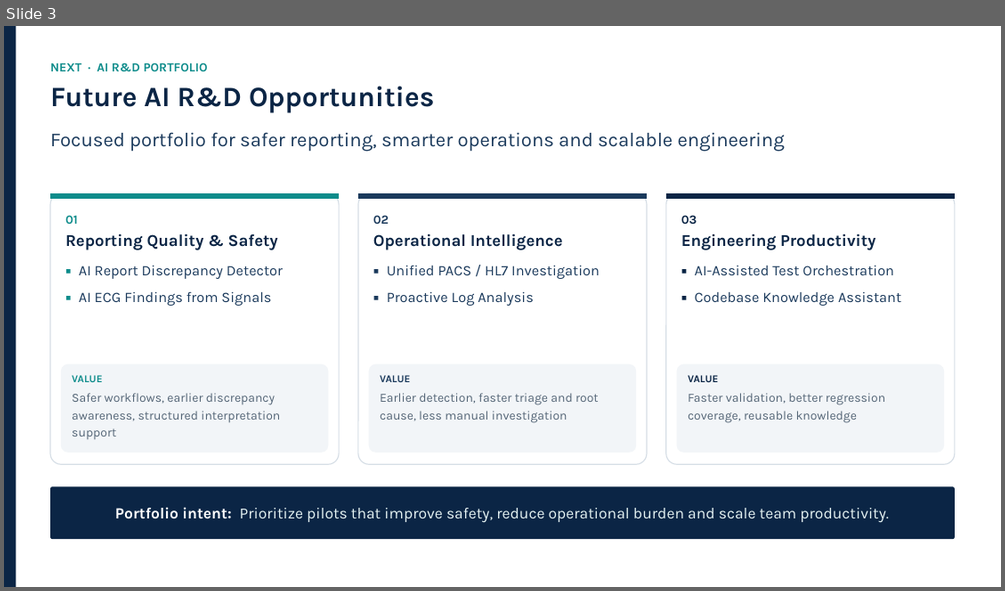
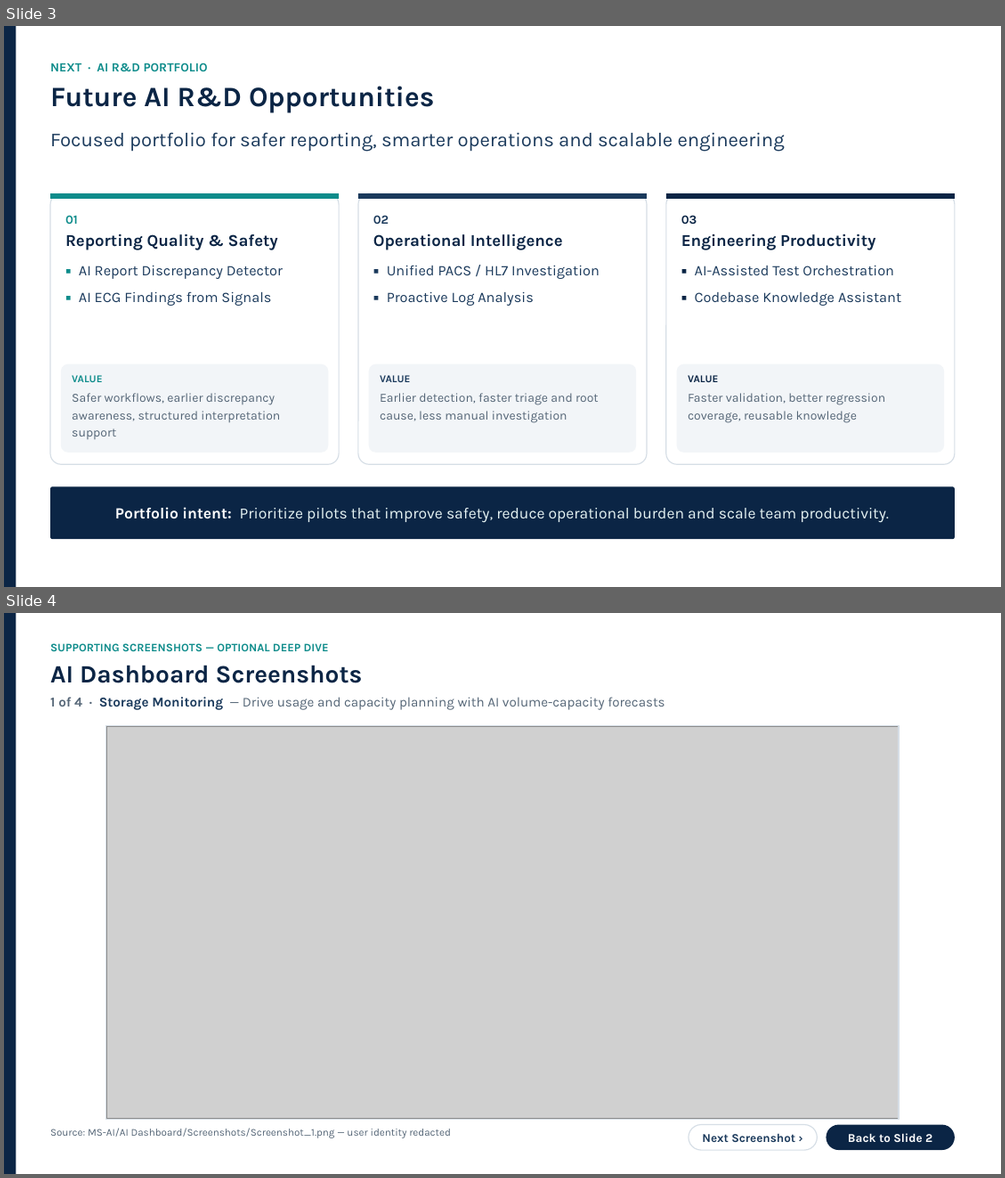
Before and after one commit to mohammadmoharam/presentation, a slide deck: MS-AI/Executive-Presentation/AI-Executive-Overview.pptx. Shown one above the other, each under a label of ours: slide 3 before the commit, slides 3 and 4 after it. The pictures are 1005x591 and 1005x1178 pixels, drawn with LibreOffice and Linux fonts; fonts in the diff are those of the drawing; grey boxes stand for pictures. Boxes give left, top, right and bottom in pixels: in the first picture for what was removed or moved away, otherwise in the second. Text is boxed around its words. In the diff, an @@ line names an element or a change of style, - is before the commit and + after.

```diff
--- a/MS-AI/Executive-Presentation/AI-Executive-Overview.pptx
+++ b/MS-AI/Executive-Presentation/AI-Executive-Overview.pptx
@@ slide 4 added at [4,613,1001,1174], background #FFFFFF @@
@@ rectangle added at [4,613,16,1174], fill #0B2545 @@
@@ text added at [50,643,329,651], 11 pt, text #0E8C8B, bold @@
+SUPPORTING SCREENSHOTS — OPTIONAL DEEP DIVE
@@ text added at [50,665,363,683], 24 pt, text #0B2545, bold @@
+AI Dashboard Screenshots
@@ text added at [50,697,664,710], 13 pt, text #556677 @@
+1 of 4 · Storage Monitoring — Drive usage and capacity planning with AI volume-capacity forecasts
@@ rectangle added at [106,726,899,1119], outline #D6DEE6 1 pt @@
@@ picture added at [107,727,898,1119] @@
@@ text added at [50,1127,451,1138], 10 pt, text #556677 @@
+Source: MS-AI/AI Dashboard/Screenshots/Screenshot_1.png — user identity redacted
@@ rounded rectangle added at [688,1125,817,1150], fill #FFFFFF, outline #D6DEE6 1 pt, 11.5 pt, text #1B3A5C, bold @@
+Next Screenshot ›
@@ rounded rectangle added at [825,1125,955,1150], fill #0B2545, 11.5 pt, text #FFFFFF, bold @@
+Back to Slide 2
```
Also in this commit, not shown: 1 slide changed, 3 other slides added, 18 other files.
